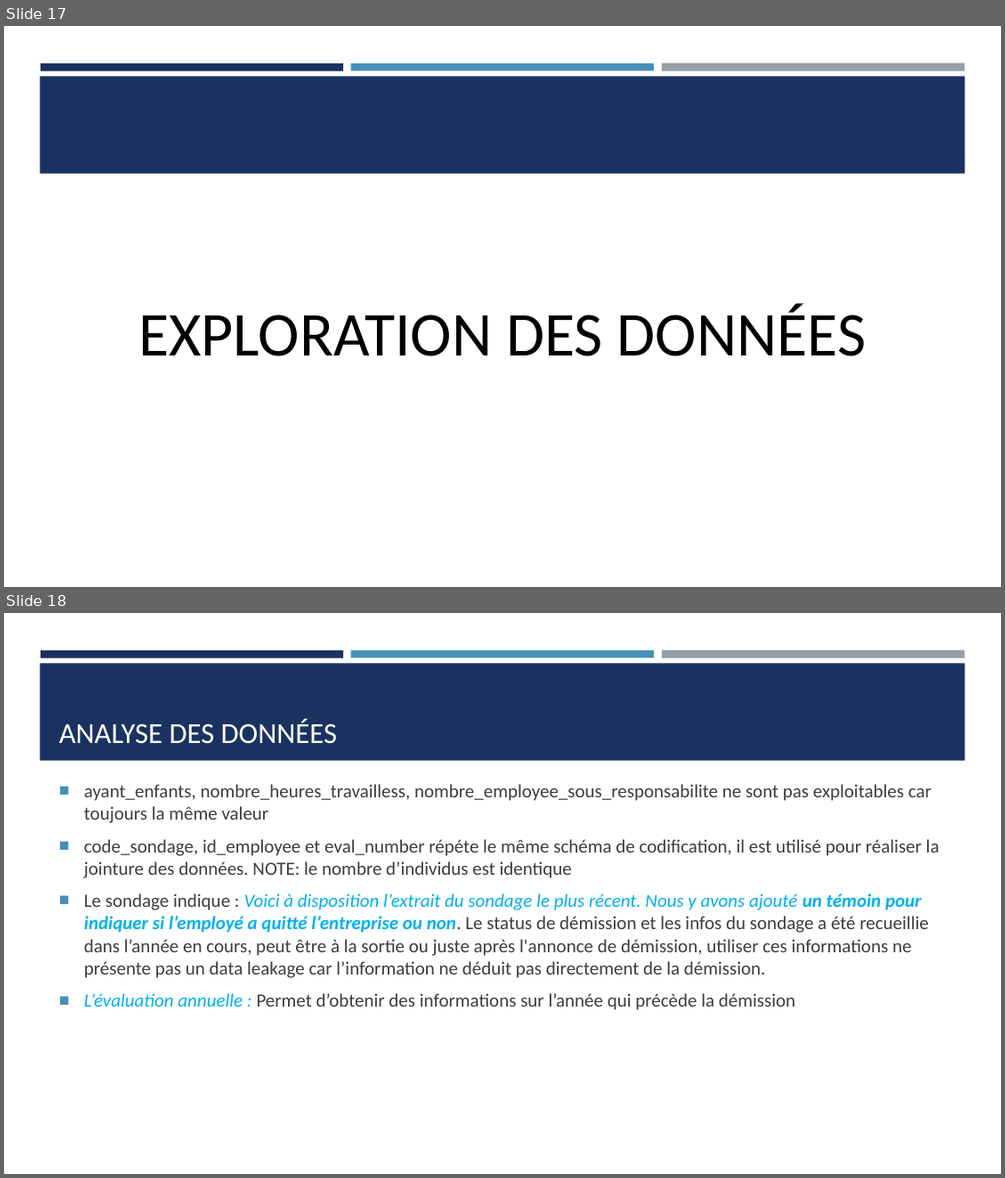
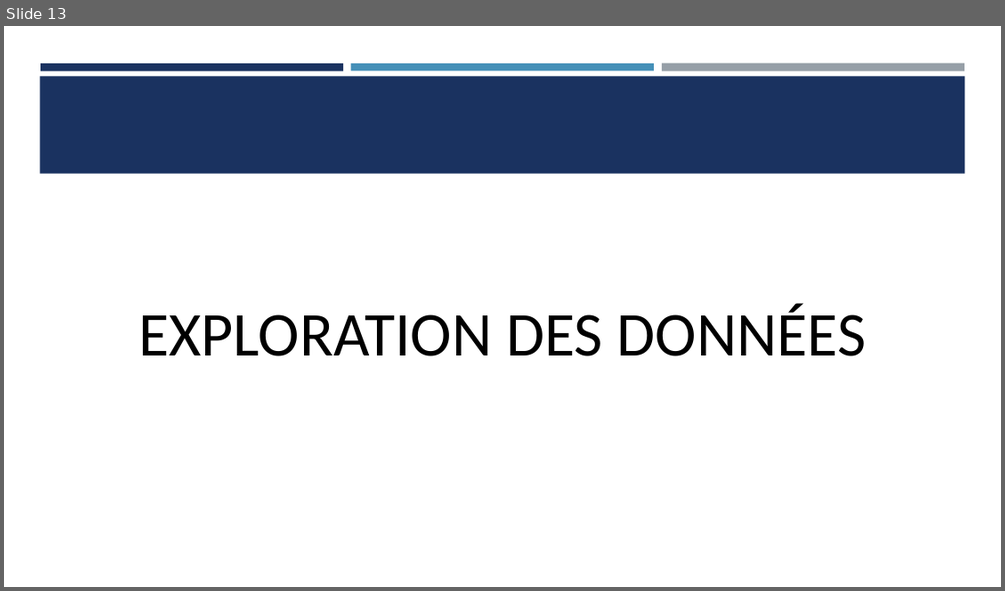
Before and after one commit to Ace4teaM/OCR-NovaTech, a slide deck: Presentation.pptx. Shown one above the other, each under a label of ours: slides 17 and 18 before the commit, slide 13 after it. The pictures are 1005x1178 and 1005x591 pixels, drawn with LibreOffice and Linux fonts; fonts in the diff are those of the drawing. Boxes give left, top, right and bottom in pixels: in the first picture for what was removed or moved away, otherwise in the second. Text is boxed around its words. In the diff, an @@ line names an element or a change of style, - is before the commit and + after.

```diff
--- a/Presentation.pptx
+++ b/Presentation.pptx
@@ slide 18 removed at (4,613,1001,1174), background #FFFFFF; not listed: 4 template elements that a slide beside it also shows @@
@@ title removed at (59,720,337,744) @@
-ANALYSE DES DONNÉES
@@ text removed at (84,784,939,1010) @@
-■ ayant_enfants, nombre_heures_travailless, nombre_employee_sous_responsabilite ne sont pas exploitables car toujours la même valeur
-■ code_sondage, id_employee et eval_number répéte le même schéma de codification, il est utilisé pour réaliser la jointure des données. NOTE: le nombre d’individus est identique
-■ Le sondage indique : Voici à disposition l’extrait du sondage le plus récent. Nous y avons ajouté un témoin pour indiquer si l’employé a quitté l’entreprise ou non. Le status de démission et les infos du sondage a été recueillie dans l’année en cours, peut être à la sortie ou juste après l'annonce de démission, utiliser ces informations ne présente pas un data leakage car l’information ne déduit pas directement de la démission.
-■ L’évaluation annuelle : Permet d’obtenir des informations sur l’année qui précède la démission
@@ what was slide 17 is now slide 13 @@
```
Also in this commit, not shown: 17 slides changed, 8 slides added, 4 other slides removed, 6 other files.
